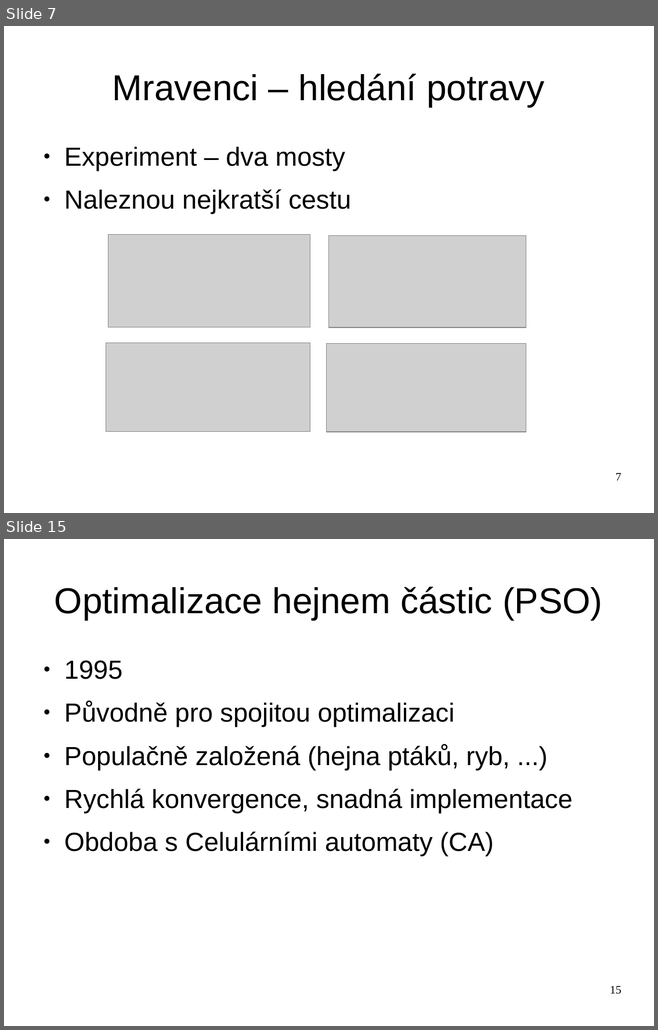
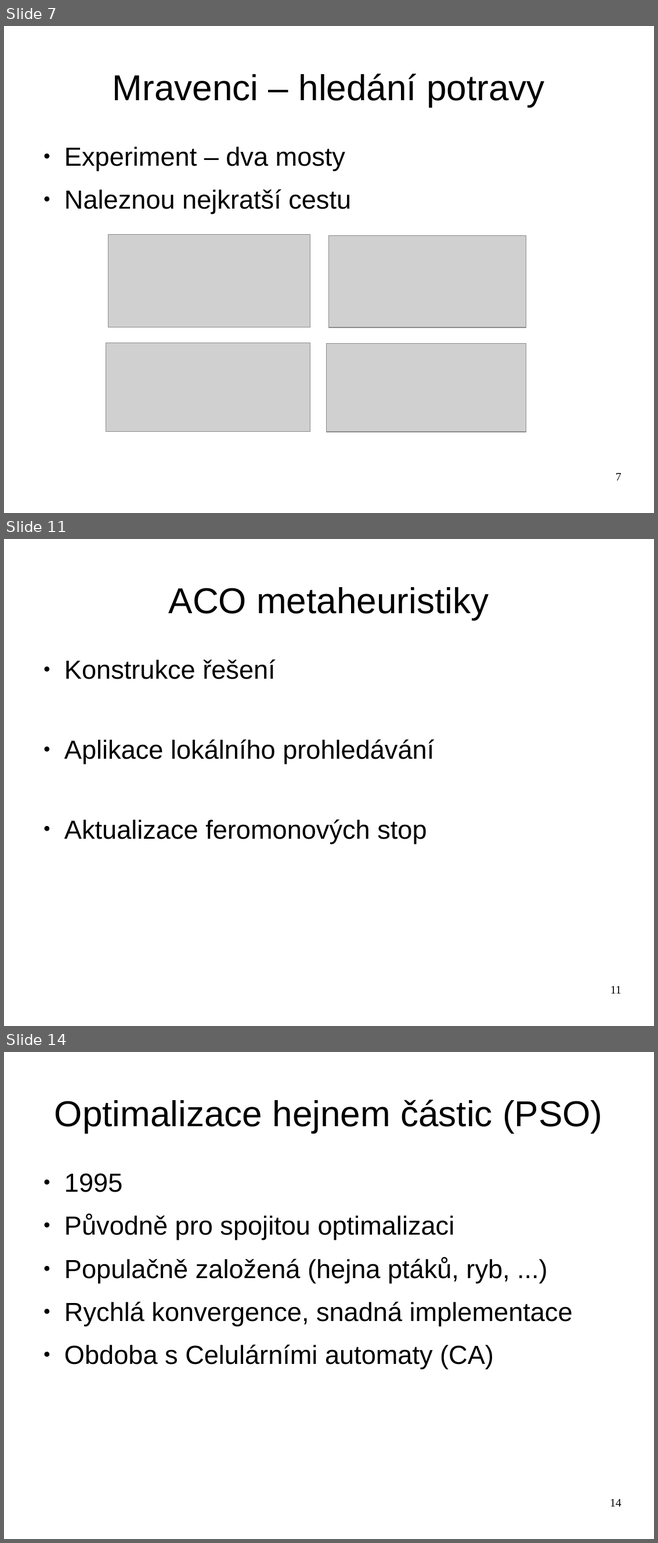
Before and after one commit to hellerstanislav/sin, a slide deck: presentation/swarm.odp. Shown one above the other, each under a label of ours: slides 7 and 15 before the commit, slides 7, 11 and 14 after it; the slides between them are not shown. The pictures are 658x1030 and 658x1543 pixels, drawn with LibreOffice and Linux fonts; fonts in the diff are those of the drawing; grey boxes stand for pictures. Boxes give left, top, right and bottom in pixels: in the first picture for what was removed or moved away, otherwise in the second. Text is boxed around its words. In the diff, an @@ line names an element or a change of style, - is before the commit and + after.

```diff
--- a/presentation/swarm.odp
+++ b/presentation/swarm.odp
@@ slide 11 added at [4, 539, 654, 1026], background #FFFFFF @@
@@ title added at [169, 587, 488, 620], 44 pt, text #000000 @@
+ACO metaheuristiky
@@ text added at [64, 659, 434, 843], 32 pt, text #000000 @@
+● Konstrukce řešení
+● Aplikace lokálního prohledávání
+● Aktualizace feromonových stop
@@ page number added at [610, 986, 621, 994], 14 pt, text #000000 @@
+11
@@ what was slide 15 is now slide 14 @@
@@ page number at [610, 1499, 621, 1507]: text changed @@
-15
+14
```
Also in this commit, not shown: 5 slides changed, 2 slides removed, 1 other file.
